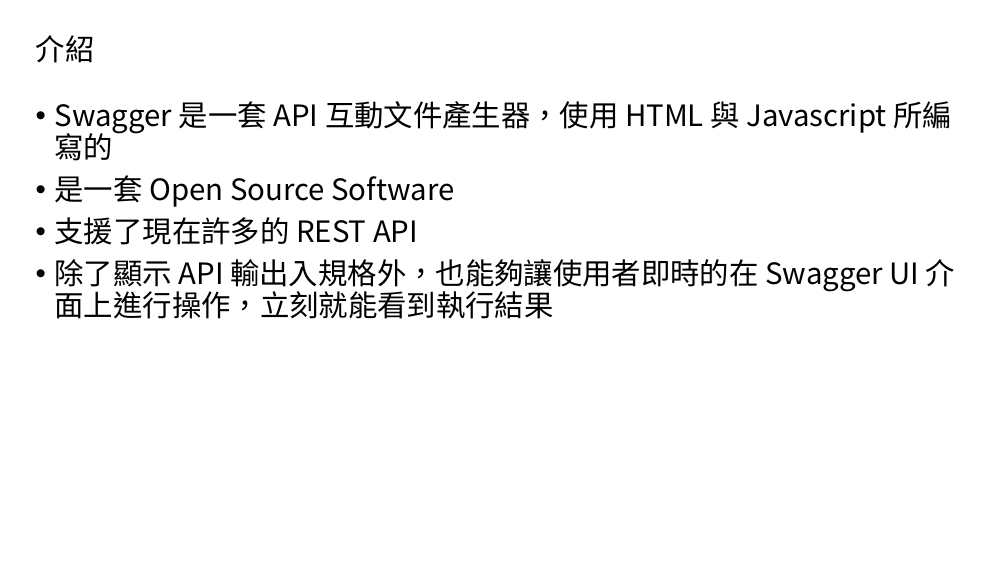
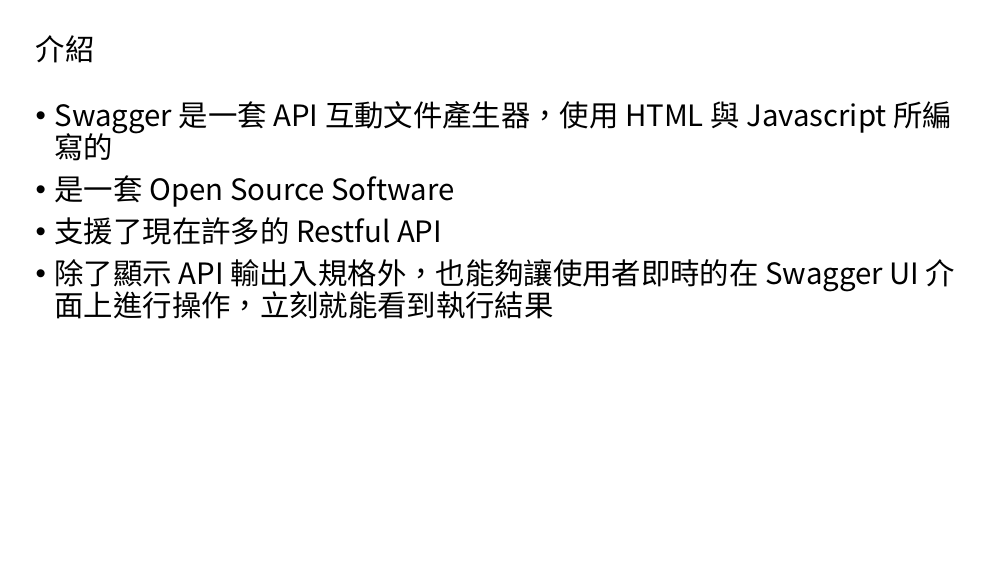
Before and after one commit to HueiYou/WebApiPractice, a slide deck: slide 73 of Web API教學與實做.pptx (slide 70 before the commit). Drawn at 1008x567 pixels with LibreOffice and Linux fonts; fonts in the diff are those of the drawing. Boxes give left, top, right and bottom in pixels: in the first picture for what was removed or moved away, otherwise in the second. Text is boxed around its words. In the diff, an @@ line names an element or a change of style, - is before the commit and + after.

```diff
--- a/Web API教學與實做.pptx
+++ b/Web API教學與實做.pptx
@@ text at (x1=55, y1=217, x2=442, y2=245): text changed @@
-• 支援了現在許多的 REST API
+• 支援了現在許多的 Restful API
```
Also in this commit, not shown: 6 other slides changed, 1 slide added.
